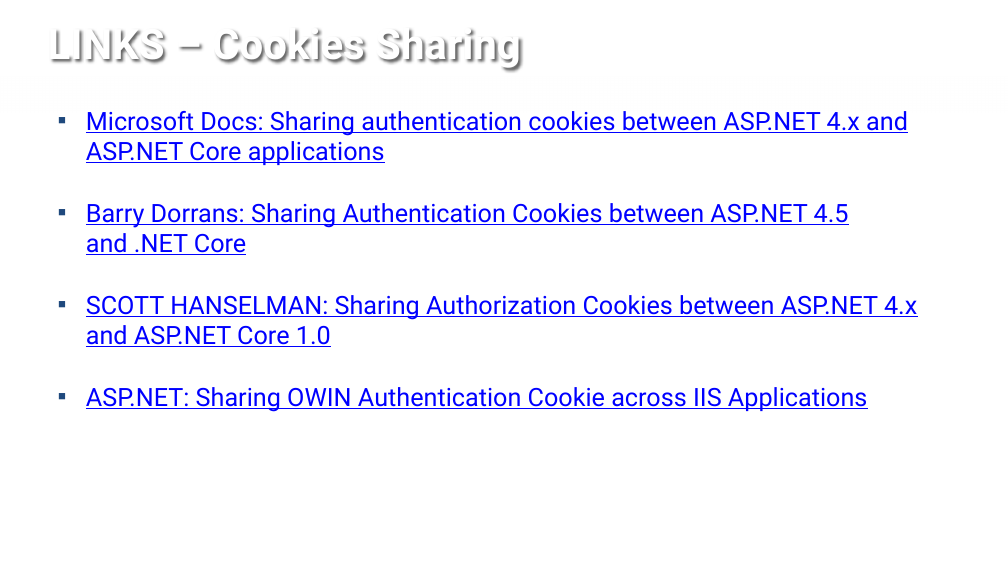
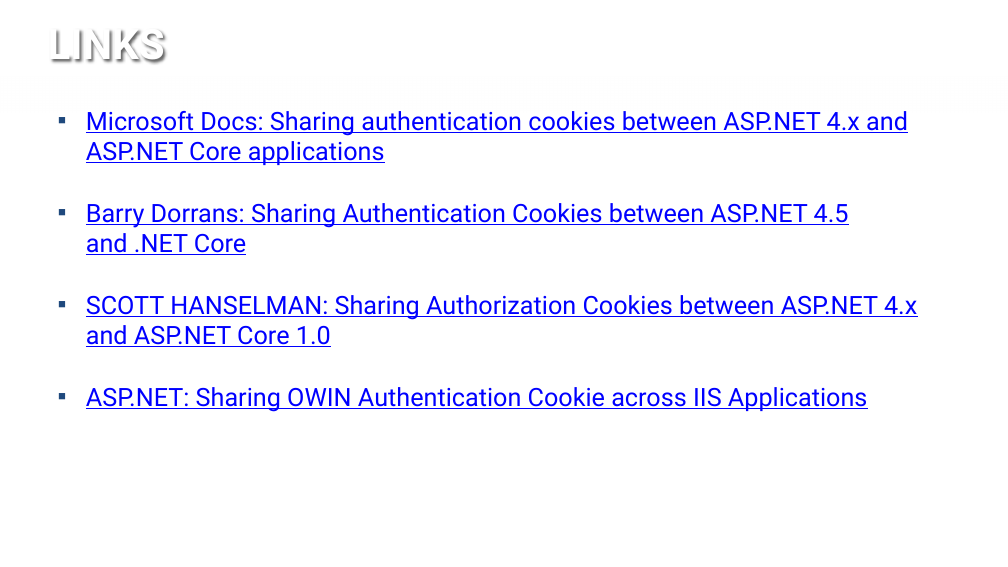
Before and after one commit to rlfkrl/NetCologne2017, a slide deck: slide 17 of slides/open id connect - share cookies.pptx. Drawn at 1008x567 pixels with LibreOffice and Linux fonts; fonts in the diff are those of the drawing; background and template pictures are left out. Boxes give left, top, right and bottom in pixels: in the first picture for what was removed or moved away, otherwise in the second. Text is boxed around its words. In the diff, an @@ line names an element or a change of style, - is before the commit and + after.

```diff
--- a/slides/open id connect - share cookies.pptx
+++ b/slides/open id connect - share cookies.pptx
@@ title at box(48, 30, 165, 64): text changed @@
-LINKS – Cookies Sharing
+LINKS
```
Also in this commit, not shown: 8 other slides changed, 1 slide added.
